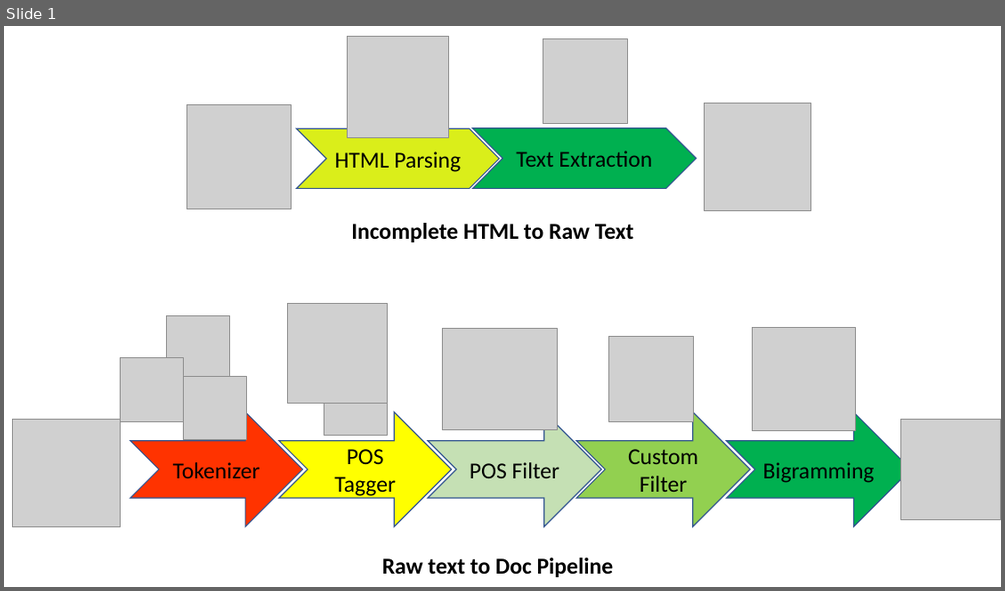
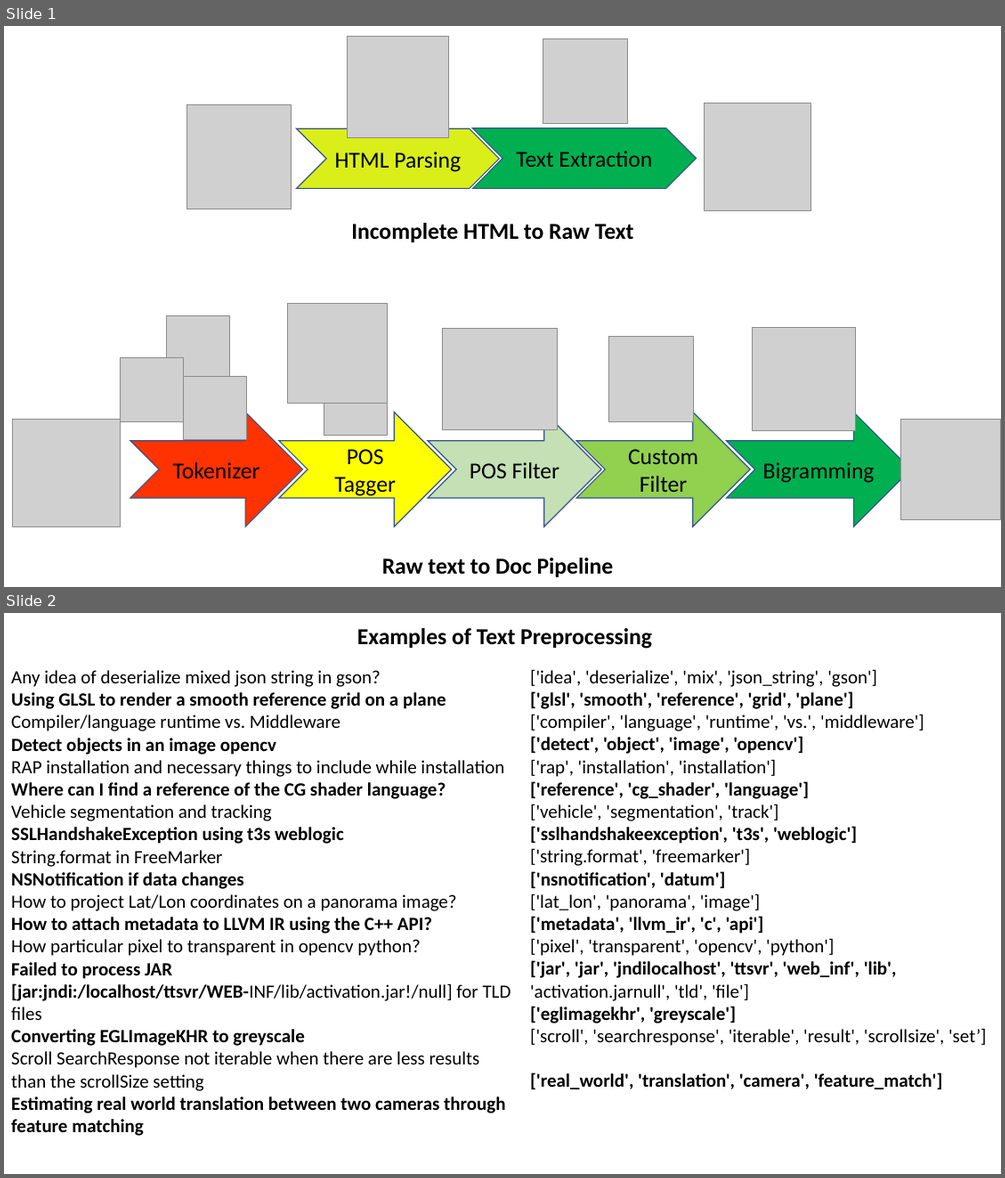
Before and after one commit to maneetgoyal/pogo-a-virtual-guide, a slide deck: PosterMedia/PosterPics.pptx. Shown one above the other, each under a label of ours: slide 1 before the commit, slides 1 and 2 after it. The pictures are 1005x591 and 1005x1178 pixels, drawn with LibreOffice and Linux fonts; fonts in the diff are those of the drawing; grey boxes stand for pictures. Boxes give left, top, right and bottom in pixels: in the first picture for what was removed or moved away, otherwise in the second. Text is boxed around its words. In the diff, an @@ line names an element or a change of style, - is before the commit and + after.

Commit message:
Poster Media. Text Preprocessing Examples

```diff
--- a/PosterMedia/PosterPics.pptx
+++ b/PosterMedia/PosterPics.pptx
@@ slide 2 added at (4, 613, 1001, 1174), background #FFFFFF @@
@@ title added at (357, 628, 652, 649), 22 pt, text #000000, bold @@
+Examples of Text Preprocessing
@@ text added at (11, 670, 511, 1135), 18 pt, text #000000 @@
+Any idea of deserialize mixed json string in gson?
+Using GLSL to render a smooth reference grid on a plane
+Compiler/language runtime vs. Middleware
+Detect objects in an image opencv
+RAP installation and necessary things to include while installation
+Where can I find a reference of the CG shader language?
+Vehicle segmentation and tracking
+SSLHandshakeException using t3s weblogic
+String.format in FreeMarker
+NSNotification if data changes
+How to project Lat/Lon coordinates on a panorama image?
+How to attach metadata to LLVM IR using the C++ API?
+How particular pixel to transparent in opencv python?
+Failed to process JAR [jar:jndi:/localhost/ttsvr/WEB-INF/lib/activation.jar!/null] for TLD files
+Converting EGLImageKHR to greyscale
+Scroll SearchResponse not iterable when there are less results than the scrollSize setting
+Estimating real world translation between two cameras through feature matching
@@ text added at (530, 669, 987, 1089), 18 pt, text #000000 @@
+['idea', 'deserialize', 'mix', 'json_string', 'gson']
+['glsl', 'smooth', 'reference', 'grid', 'plane']
+['compiler', 'language', 'runtime', 'vs.', 'middleware']
+['detect', 'object', 'image', 'opencv']
+['rap', 'installation', 'installation']
+['reference', 'cg_shader', 'language']
+['vehicle', 'segmentation', 'track']
+['sslhandshakeexception', 't3s', 'weblogic']
+['string.format', 'freemarker']
+['nsnotification', 'datum']
+['lat_lon', 'panorama', 'image']
+['metadata', 'llvm_ir', 'c', 'api']
+['pixel', 'transparent', 'opencv', 'python']
+['jar', 'jar', 'jndilocalhost', 'ttsvr', 'web_inf', 'lib', 'activation.jarnull', 'tld', 'file']
+['eglimagekhr', 'greyscale']
+['scroll', 'searchresponse', 'iterable', 'result', 'scrollsize', 'set’]
+['real_world', 'translation', 'camera', 'feature_match']
```
